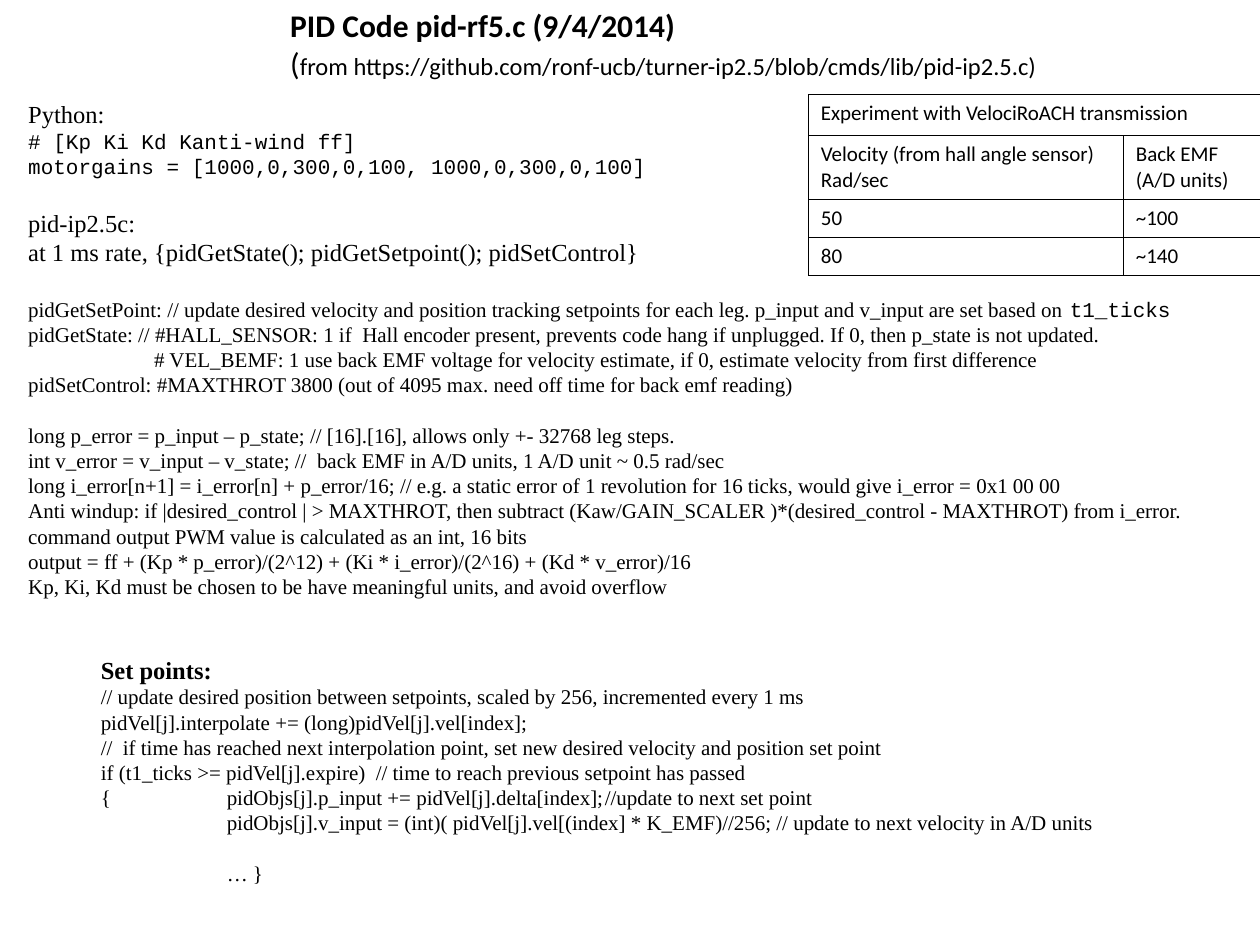
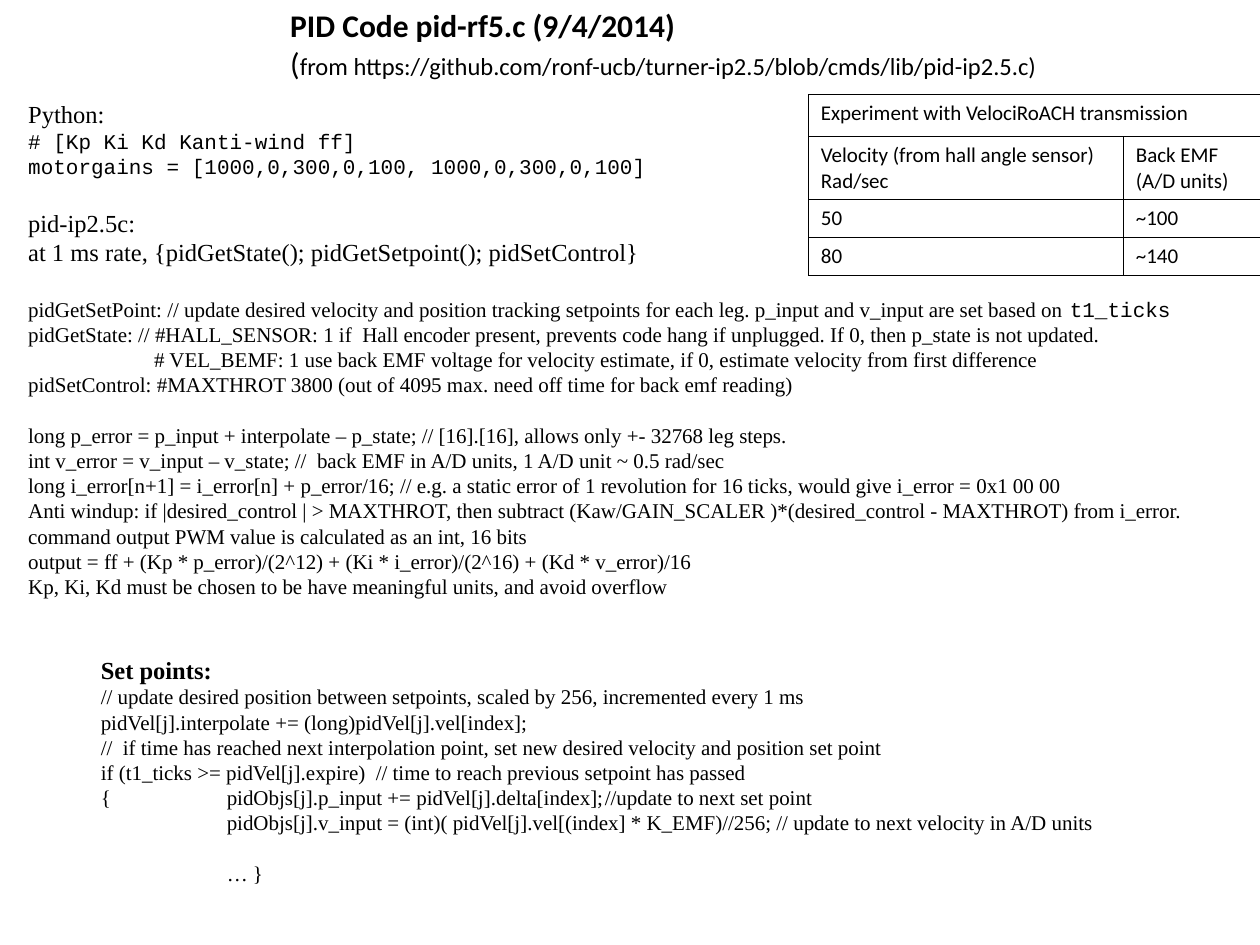
Before and after one commit to ronf-ucb/turner-ip2.5, a slide deck: slide 3 of doc/hall-velocity-ip2.5.ppt. Drawn at 1260x945 pixels with LibreOffice and Linux fonts; fonts in the diff are those of the drawing. Boxes give left, top, right and bottom in pixels: in the first picture for what was removed or moved away, otherwise in the second. Text is boxed around its words. In the diff, an @@ line names an element or a change of style, - is before the commit and + after.

```diff
--- a/doc/hall-velocity-ip2.5.ppt
+++ b/doc/hall-velocity-ip2.5.ppt
@@ text at (x1=28, y1=428, x2=786, y2=448): text changed @@
-long p_error = p_input – p_state; // [16].[16], allows only +- 32768 leg steps.
+long p_error = p_input + interpolate – p_state; // [16].[16], allows only +- 32768 leg steps.
```
Also in this commit, not shown: 6 other files.
